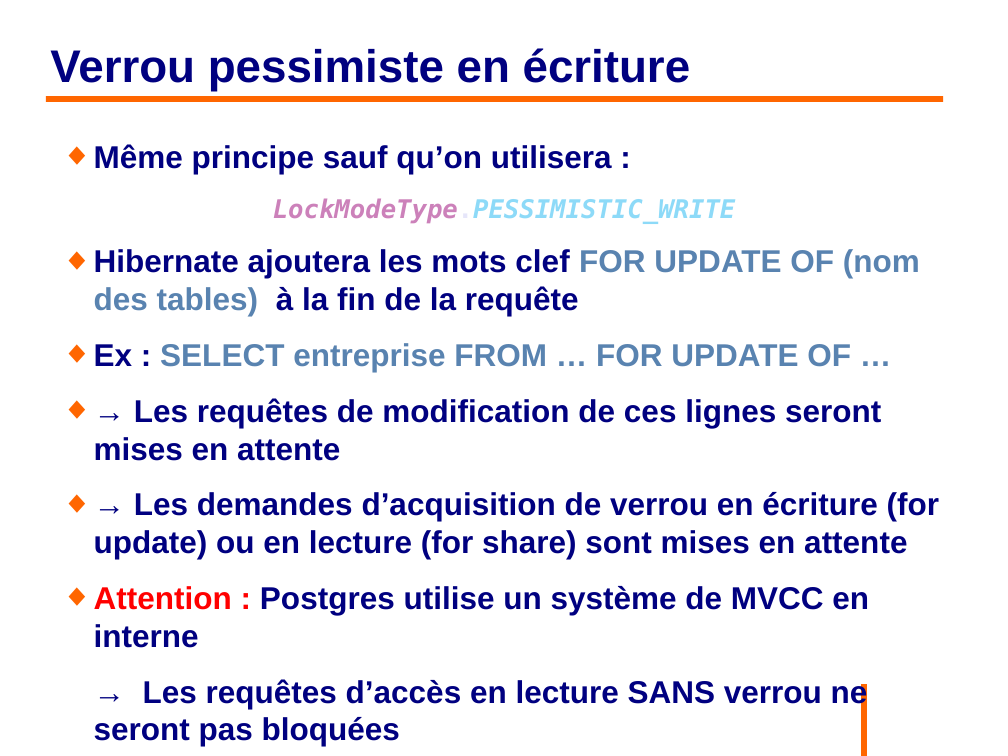
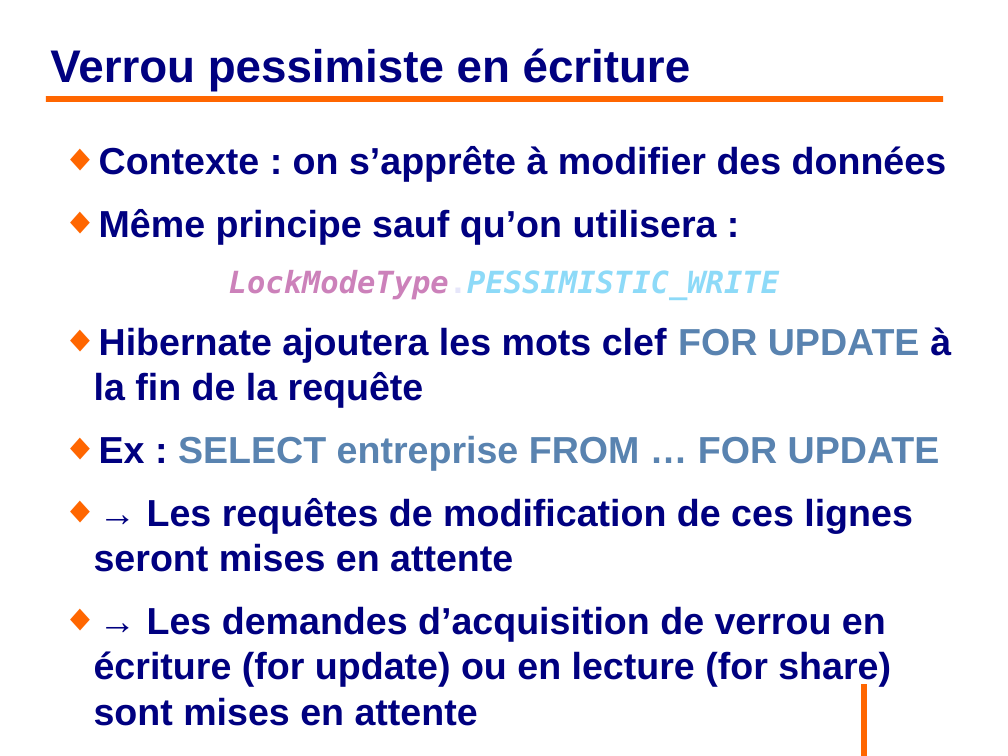
Before and after one commit to philphils/formation-hibernate-avancee, a slide deck: slide 112 of Documentation/diapo_formation_hibernate_avancee.odp (slide 110 before the commit). Drawn at 1008x756 pixels with LibreOffice and Linux fonts; fonts in the diff are those of the drawing; background and template pictures are left out. Boxes give left, top, right and bottom in pixels: in the first picture for what was removed or moved away, otherwise in the second. Text is boxed around its words. In the diff, an @@ line names an element or a change of style, - is before the commit and + after.

Commit message:
Relecture diapo partie Pessimistic locking

```diff
--- a/Documentation/diapo_formation_hibernate_avancee.odp
+++ b/Documentation/diapo_formation_hibernate_avancee.odp
@@ text at box(99, 146, 946, 181): paragraph added @@
+◆ Contexte : on s’apprête à modifier des données
@@ text at box(94, 209, 913, 726): size 24.8 to 29.6 pt in "Même principe sauf qu’on utilisera :", "→ Les requêtes de modification de ces ...", "→ Les demandes d’acquisition de verrou en ..."; size 20.1 to 24.1 pt in "LockModeType.PESSIMISTIC_WRITE" @@
@@ text at box(94, 327, 951, 470): text changed; size 24.8 to 29.6 pt; text colour #5983B0 to #000080 @@
-◆ Hibernate ajoutera les mots clef FOR UPDATE OF (nom des tables) à la fin de la requête
-◆ Ex : SELECT entreprise FROM … FOR UPDATE OF …
+◆ Hibernate ajoutera les mots clef FOR UPDATE à la fin de la requête
+◆ Ex : SELECT entreprise FROM … FOR UPDATE
@@ text at box(94, 586, 869, 746): paragraphs removed @@
-◆ Attention : Postgres utilise un système de MVCC en interne
-→ Les requêtes d’accès en lecture SANS verrou ne seront pas bloquées
-◆ A utiliser lorsqu’on s’apprête à modifier des données
```
Also in this commit, not shown: 3 other slides changed, 2 slides added.
